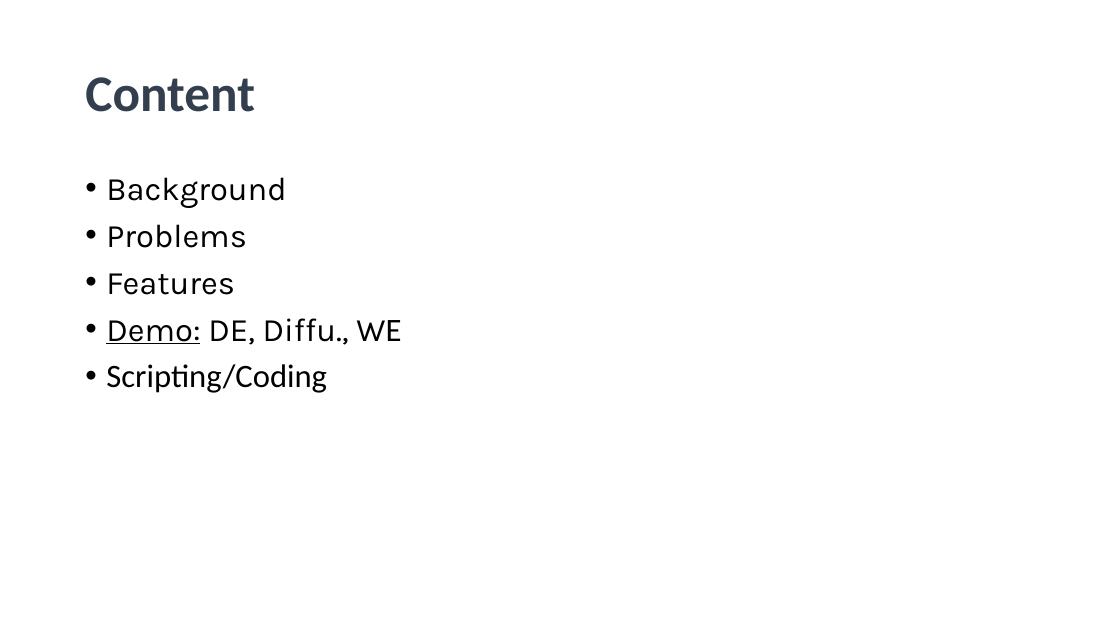
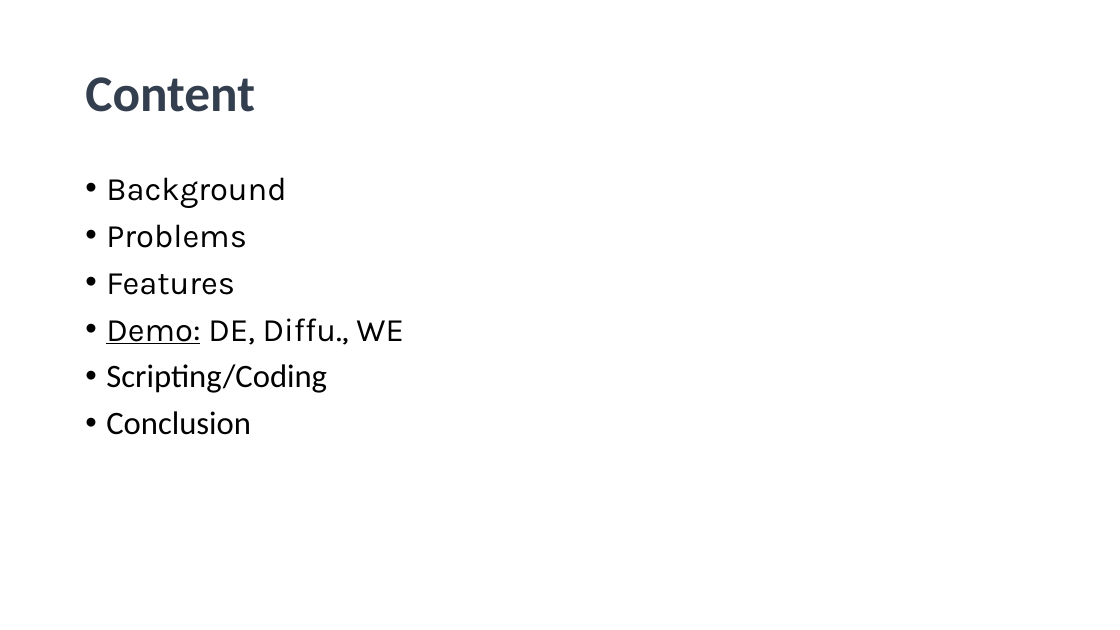
Before and after one commit to abhi3700/AutoPlot, a slide deck: slide 2 of sessions/1/AutoPlot_session_1.pptx. Drawn at 1120x630 pixels with LibreOffice and Linux fonts; fonts in the diff are those of the drawing; background and template pictures are left out. Boxes give left, top, right and bottom in pixels: in the first picture for what was removed or moved away, otherwise in the second. Text is boxed around its words. In the diff, an @@ line names an element or a change of style, - is before the commit and + after.

```diff
--- a/sessions/1/AutoPlot_session_1.pptx
+++ b/sessions/1/AutoPlot_session_1.pptx
@@ text at (106,318,404,345): font Calibri to Karla in "WE" @@
@@ text at (106,411,251,435): paragraph added @@
+• Conclusion
```
Also in this commit, not shown: 7 slides added, 3 slides removed, 7 other files.
